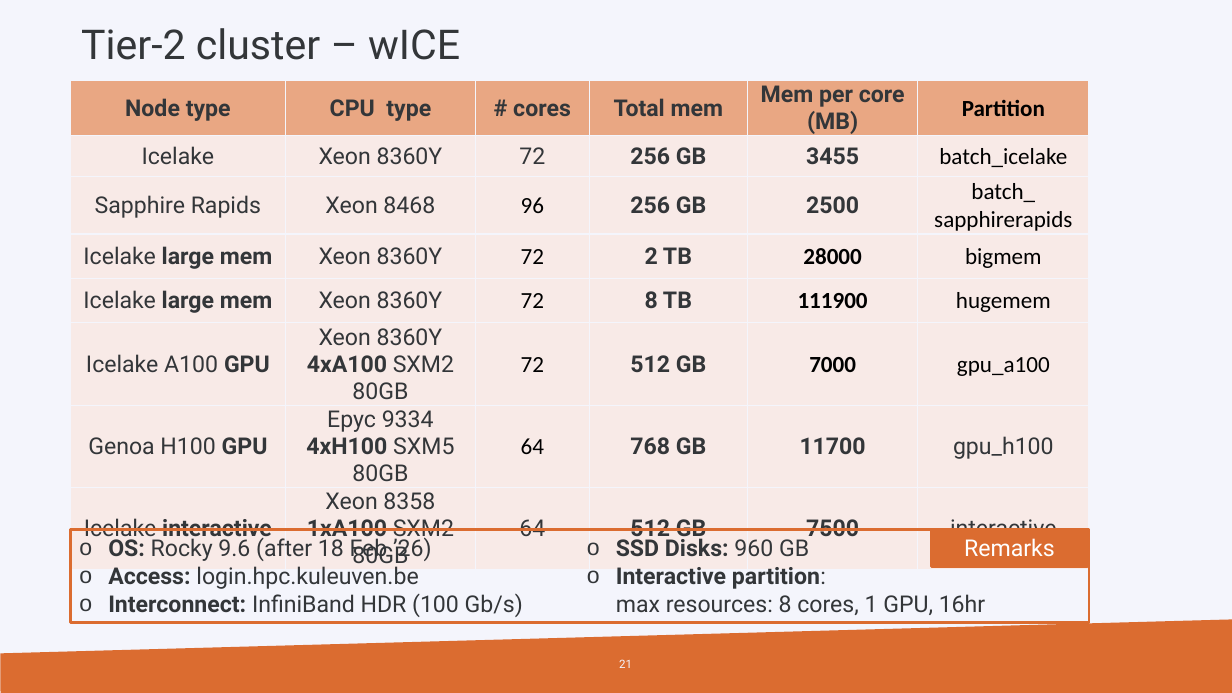
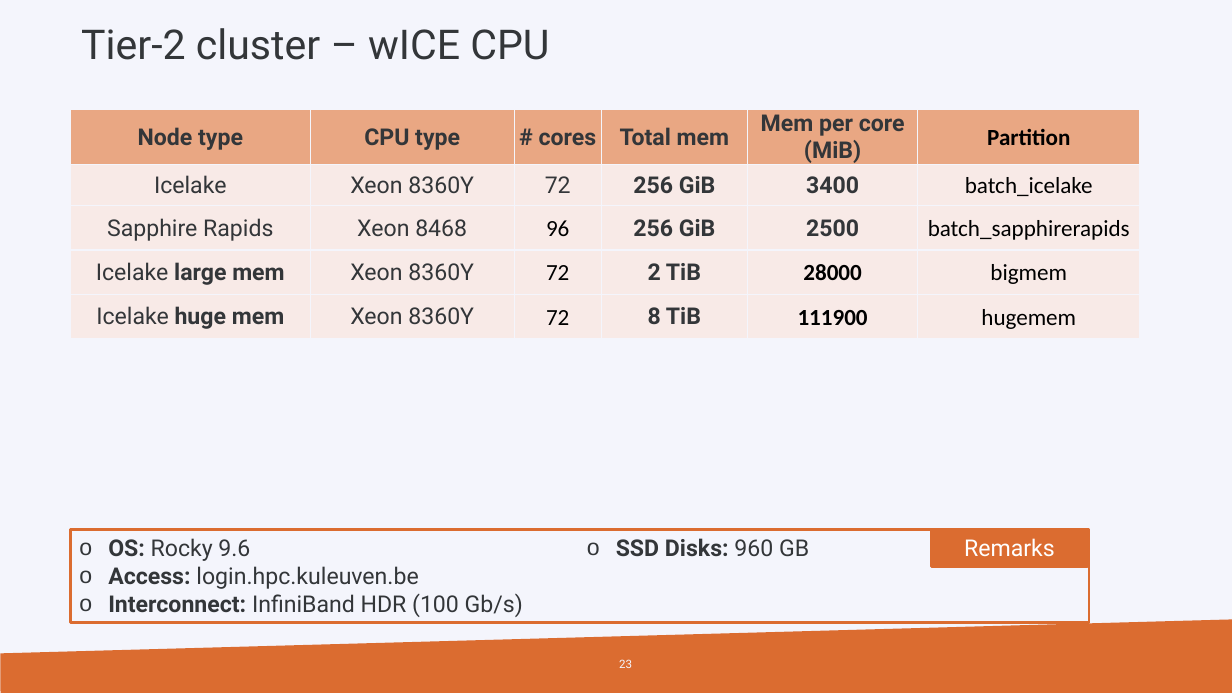
Before and after one commit to hpcleuven/HPC-intro, a slide deck: slide 23 of HPCintro.pptx (slide 21 before the commit). Drawn at 1232x693 pixels with LibreOffice and Linux fonts; fonts in the diff are those of the drawing; background and template pictures are left out. Boxes give left, top, right and bottom in pixels: in the first picture for what was removed or moved away, otherwise in the second. Text is boxed around its words. In the diff, an @@ line names an element or a change of style, - is before the commit and + after.

Commit message:
Update HPC intro slides.
This update contains changes relating to addition of Mindwell and the integration the Genius GPU resources into wICE.

```diff
--- a/HPCintro.pptx
+++ b/HPCintro.pptx
@@ text at [81,28,549,60]: text changed @@
-Tier-2 cluster – wICE
+Tier-2 cluster – wICE CPU
@@ table at [70,109,1140,340] @@
-row 1: Node type | CPU type | # cores | Total mem | Mem per core (MB) | Partition
-row 2: Icelake | Xeon 8360Y | 72 | 256 GB | 3455 | batch_icelake
-row 3: Sapphire Rapids | Xeon 8468 | 96 | 256 GB | 2500 | batch_ sapphirerapids
-row 4: Icelake large mem | Xeon 8360Y | 72 | 2 TB | 28000 | bigmem
-row 5: Icelake large mem | Xeon 8360Y | 72 | 8 TB | 111900 | hugemem
-row 6: Icelake A100 GPU | Xeon 8360Y / 4xA100 SXM2 80GB | 72 | 512 GB | 7000 | gpu_a100
-row 7: Genoa H100 GPU | Epyc 9334 4xH100 SXM5 80GB | 64 | 768 GB | 11700 | gpu_h100
-row 8: Icelake interactive | Xeon 8358 1xA100 SXM2 80GB | 64 | 512 GB | 7500 | interactive
+row 1: Node type | CPU type | # cores | Total mem | Mem per core (MiB) | Partition
+row 2: Icelake | Xeon 8360Y | 72 | 256 GiB | 3400 | batch_icelake
+row 3: Sapphire Rapids | Xeon 8468 | 96 | 256 GiB | 2500 | batch_sapphirerapids
+row 4: Icelake large mem | Xeon 8360Y | 72 | 2 TiB | 28000 | bigmem
+row 5: Icelake huge mem | Xeon 8360Y | 72 | 8 TiB | 111900 | hugemem
@@ table: place and size @@
-table at [70,80,1089,573]
+table at [70,109,1140,340]
@@ text in rectangle at [108,538,250,561]: text changed @@
-o OS: Rocky 9.6 (after 18 Feb ’26)
+o OS: Rocky 9.6
@@ text in rectangle at [616,567,985,615]: paragraph removed @@
-o Interactive partition:
-  max resources: 8 cores, 1 GPU, 16hr
@@ page number at [619,659,632,668]: text changed @@
-21
+23
```
Also in this commit, not shown: 19 other slides changed, 5 slides added, 3 slides removed, 1 other file.
